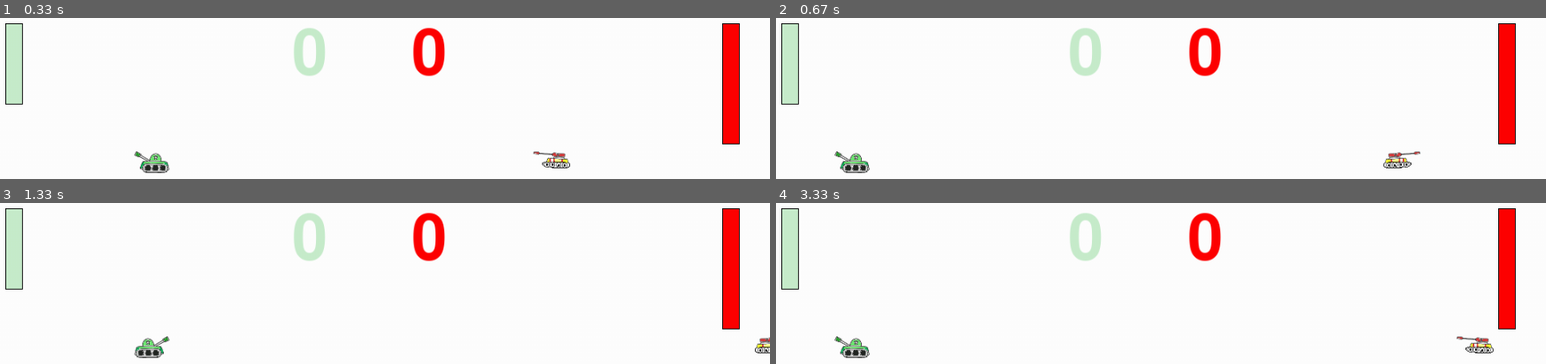
Above: before the commit, frames 1-4 (two rows, left to right).
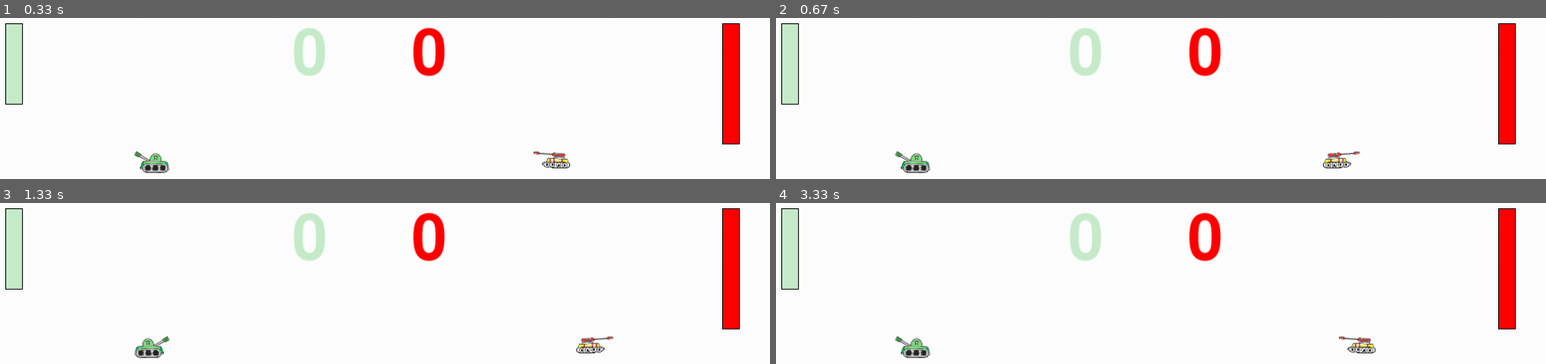
Above: after the commit, the same moments.

Repository: apowerfulmei/pyGames
Game: pygame game, started from Tank War/tank_war.py
The game is run twice, just before and just after one commit, with the same random seed, the same clock (stepped at 60 frames per second) and the same inputs.
Inputs:
- Up to frame 1 (0.33 s): no input
- Up to frame 2 (0.67 s): hold A from 0.33 s (still down); hold Right from 0.33 s (still down)
- Up to frame 3 (1.33 s): release A at 0.8 s; release Right at 0.8 s; hold Right 0.83-1.3 s; hold D 0.83-1.3 s
- Up to frame 4 (3.33 s): hold Up 1.33-1.63 s; hold W 1.33-1.63 s; hold Right 1.67-2.13 s; hold D 1.67-2.13 s; hold Left 2.17-2.7 s; hold A 2.17-2.7 s; hold Down 2.73-3.03 s; hold S 2.73-3.03 s; hold Left from 3.07 s (still down); hold A from 3.07 s (still down)

Frame 1 is identical in both runs. In frame 2, 1.3% of the frame differs, in the area x 7-84%, y 82-97%; in frame 3, 0.4%; in frame 4, 1.3%, in the area x 7-94%, y 82-97%.

Commit message:
增添了斜向移动

Diff:
--- a/Tank War/tank_war.py
+++ b/Tank War/tank_war.py
@@ -25,7 +25,7 @@
         self.tankxchose  =[200,winWidth/2+200]
         self.tankx       =self.tankxchose[chose-1]
         self.tanky       =200
-        self.tankspeed   =5
+        self.tankspeed   =1
         self.key         =key                               #操作按钮
         self.imageall    =pygame.image.load(image)          #装载图片
         self.tankright   =self.imageall
@@ -53,13 +53,13 @@
         if self.moveleft :
             self.tankx-=self.tankspeed
             self.moveleft =False
-        elif self.moveright :
+        if self.moveright :
             self.tankx+=self.tankspeed
             self.moveright=False
-        elif self.moveup :
+        if self.moveup :
             self.tanky-=self.tankspeed
             self.moveup   =False
-        elif self.movedown :
+        if self.movedown :
             self.tanky+=self.tankspeed
             self.movedown =False
 
@@ -68,12 +68,15 @@
         #上下左右
         if get_press[self.key[0]]:
             self.moveup = True
-        elif get_press[self.key[1]]:
+        if get_press[self.key[1]]:
             self.movedown = True
-        elif get_press[self.key[2]]:
+        if get_press[self.key[2]]:
             self.moveleft = True
-        elif get_press[self.key[3]]:
+        if get_press[self.key[3]]:
             self.moveright = True
+        if get_press[self.key[4]]:
+            self.fire.append(bullet(self.tankx,self.tanky,self.tankstatus,path1))
+
         # if self.chose==1 :
         #     get_press=pygame.key.get_pressed()
         #     if get_press[K_w] :
@@ -109,7 +112,7 @@
 
         self.bulx     =bulx
         self.buly     =buly
-        self.speed    =8
+        self.speed    =20
         self.direction=direction
 
         self.image=pygame.image.load(path)
@@ -327,9 +330,9 @@
 
         #参数初始化
         #攻击高
-        Tank =Tankbuild(1,[K_w,K_s,K_a,K_d],"pictures/tank1.png",power=15)
+        Tank =Tankbuild(1,[K_w,K_s,K_a,K_d,K_r],"pictures/tank1.png",power=15)
         #血厚
-        Tank2=Tankbuild(2,[K_UP,K_DOWN,K_LEFT,K_RIGHT],"pictures/tank2.png",blood=150)
+        Tank2=Tankbuild(2,[K_UP,K_DOWN,K_LEFT,K_RIGHT,K_o],"pictures/tank2.png",blood=150)
         Buff_Time=USEREVENT
         pygame.time.set_timer(Buff_Time,15*1000)
         time_left=0
@@ -347,11 +350,11 @@
             for event in pygame.event.get() :
                 if   event.type==QUIT :
                     terminate()
-                elif event.type==KEYDOWN :
-                    if event.key==K_r :
-                        Tank.fire.append(bullet(Tank.tankx,Tank.tanky,Tank.tankstatus,path1))
-                    if event.key==K_o :
-                        Tank2.fire.append(bullet(Tank2.tankx,Tank2.tanky,Tank2.tankstatus,path2))
+                # elif event.type==KEYDOWN :
+                #     if event.key==K_r :
+                #         Tank.fire.append(bullet(Tank.tankx,Tank.tanky,Tank.tankstatus,path1))
+                #     if event.key==K_o :
+                #         Tank2.fire.append(bullet(Tank2.tankx,Tank2.tanky,Tank2.tankstatus,path2))
                 elif event.type==Buff_Time :
                     CreateBuff()
                     buffx=random.randint(200,800)
